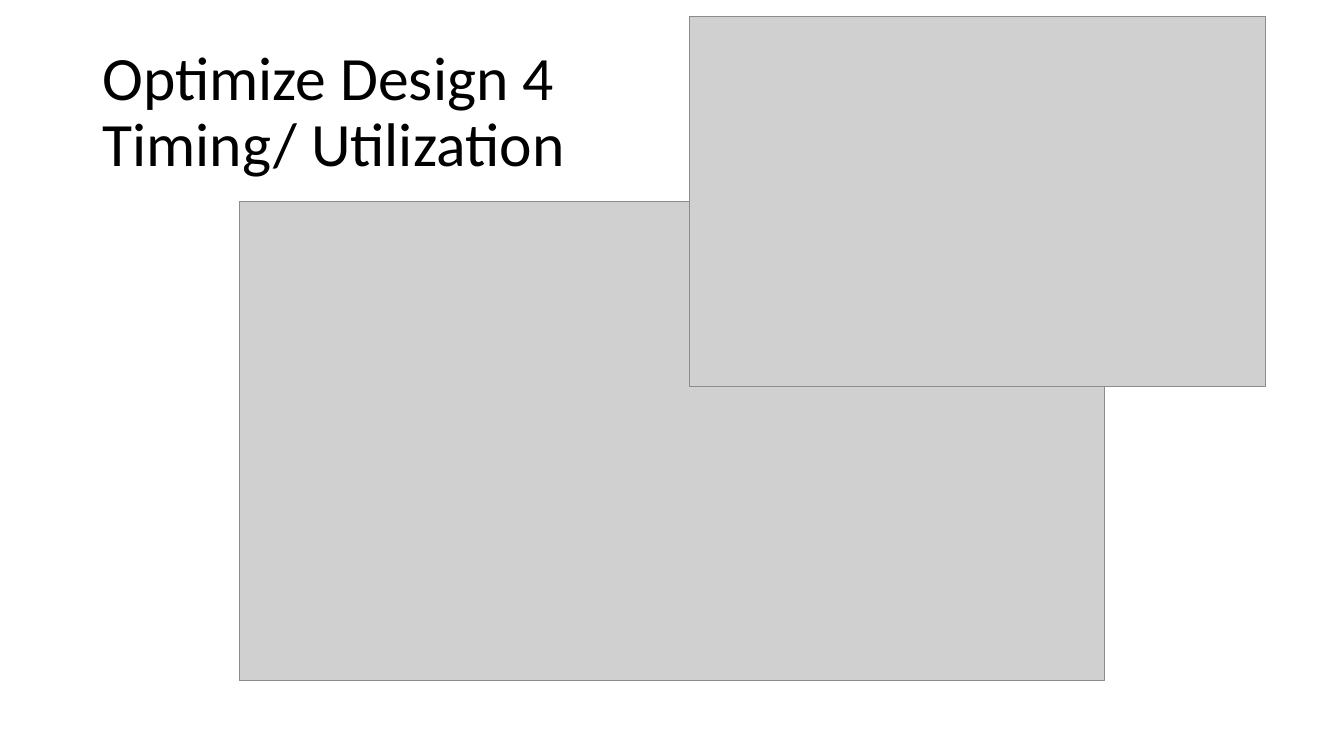
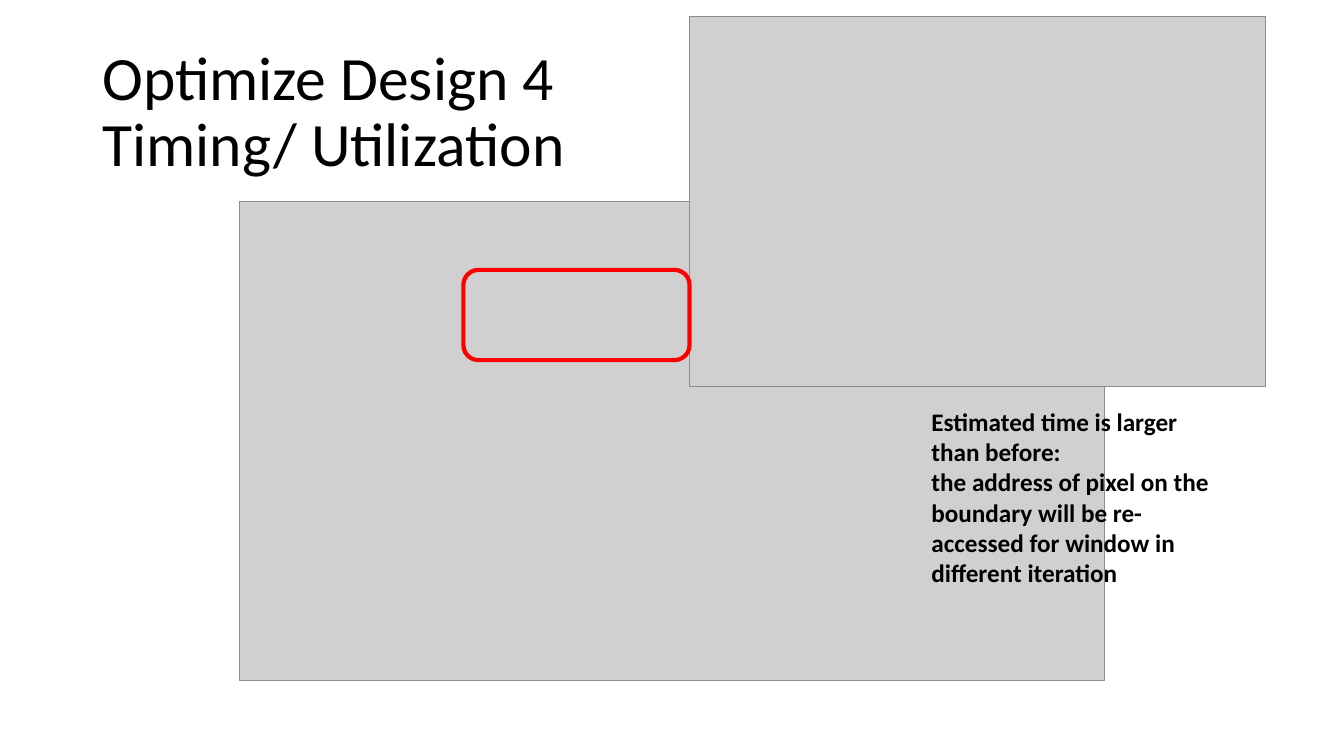
Before and after one commit to EvanLu0815/HLS, a slide deck: slide 24 of LABB_video_processing/110061562_presentation.pptx (slide 23 before the commit). Drawn at 1344x756 pixels with LibreOffice and Linux fonts; fonts in the diff are those of the drawing; grey boxes stand for pictures. Boxes give left, top, right and bottom in pixels: in the first picture for what was removed or moved away, otherwise in the second. Text is boxed around its words. In the diff, an @@ line names an element or a change of style, - is before the commit and + after.

```diff
--- a/LABB_video_processing/110061562_presentation.pptx
+++ b/LABB_video_processing/110061562_presentation.pptx
@@ rounded rectangle added at [464, 270, 690, 361], outline #FF0000 3 pt @@
@@ text added at [931, 410, 1209, 589], 18 pt, text #000000, bold @@
+Estimated time is larger than before:
+the address of pixel on the boundary will be re-accessed for window in different iteration
```
Also in this commit, not shown: 10 other slides changed, 2 slides added.
